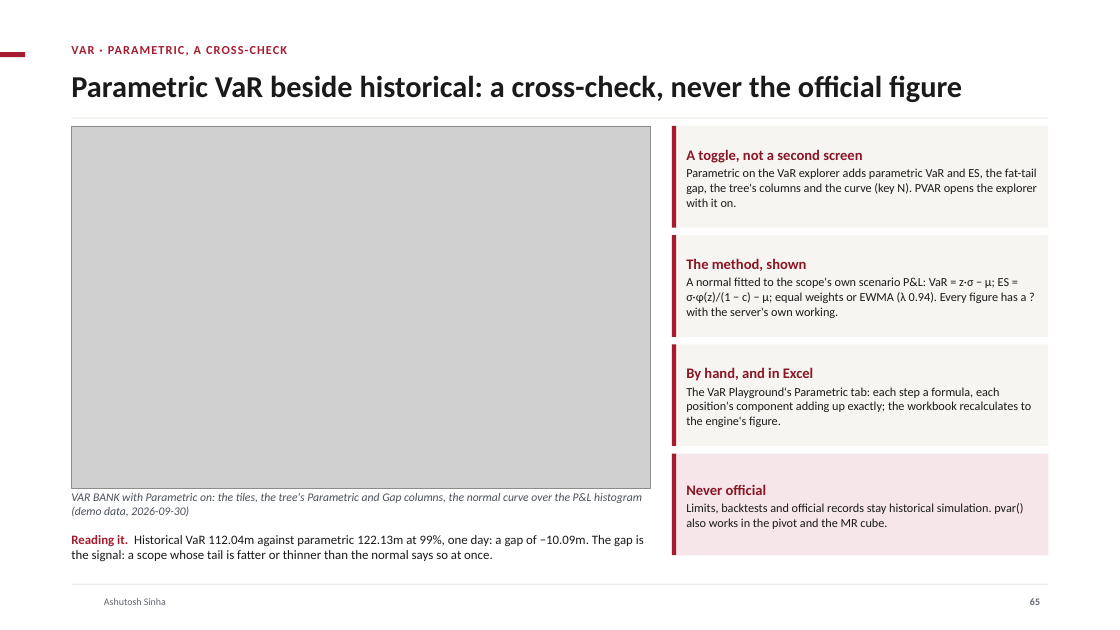
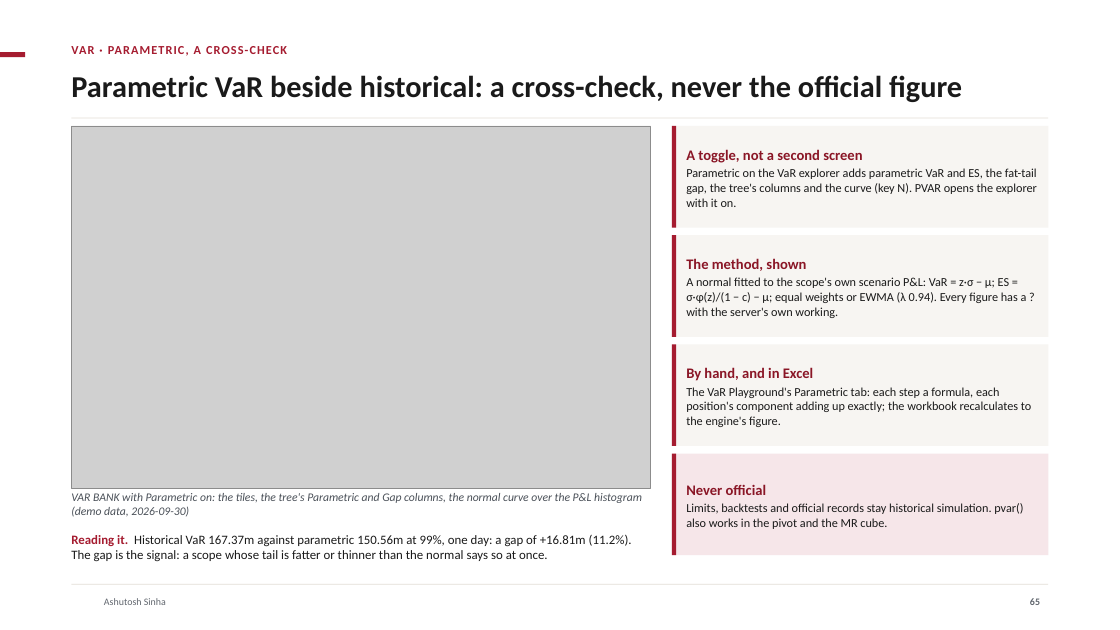
Before and after one commit to ajsinha/drishti, a slide deck: slide 65 of docs/publications/Drishti-Design-and-Evidence.pptx. Drawn at 1120x630 pixels with LibreOffice and Linux fonts; fonts in the diff are those of the drawing; grey boxes stand for pictures; background and template pictures are left out. Boxes give left, top, right and bottom in pixels: in the first picture for what was removed or moved away, otherwise in the second. Text is boxed around its words. In the diff, an @@ line names an element or a change of style, - is before the commit and + after.

Commit message:
docs: refresh the three publication decks (demo-lake figures, Windows zip and wheel-pack path, launchers, rolling upgrade command)

```diff
--- a/docs/publications/Drishti-Design-and-Evidence.pptx
+++ b/docs/publications/Drishti-Design-and-Evidence.pptx
@@ text at [71,535,632,561]: text changed @@
-Reading it. Historical VaR 112.04m against parametric 122.13m at 99%, one day: a gap of −10.09m. The gap is the signal: a scope whose tail is fatter or thinner than the normal says so at once.
+Reading it. Historical VaR 167.37m against parametric 150.56m at 99%, one day: a gap of +16.81m (11.2%). The gap is the signal: a scope whose tail is fatter or thinner than the normal says so at once.
```
Also in this commit, not shown: 20 other slides changed, 1 slide added, 2 other files.
